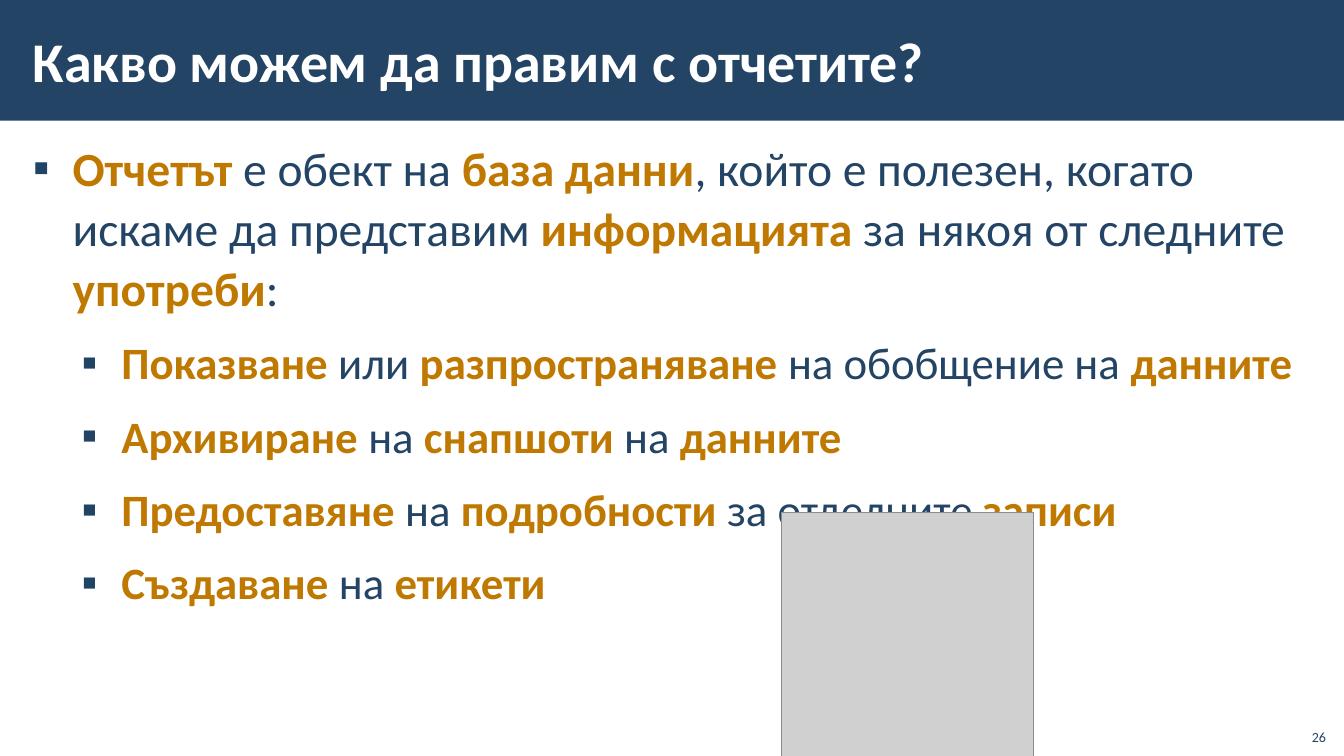
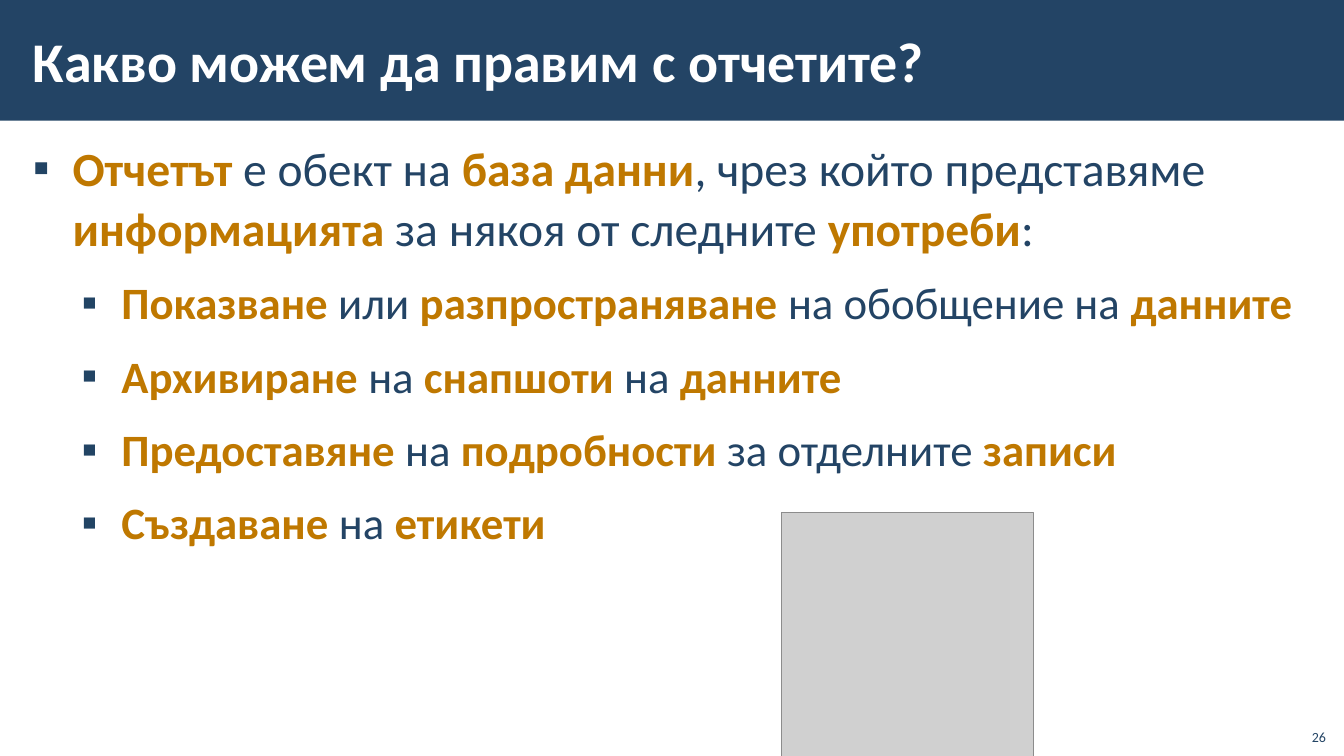
Before and after one commit to BG-IT-Edu/School-Programming, a slide deck: slide 26 of Courses/Software-Sciences/Module-3-Databases-New/13-MS-Access/13-MS-Access-Queries-Forms-Reports.pptx. Drawn at 1344x756 pixels with LibreOffice and Linux fonts; fonts in the diff are those of the drawing; grey boxes stand for pictures; background and template pictures are left out. Boxes give left, top, right and bottom in pixels: in the first picture for what was removed or moved away, otherwise in the second. Text is boxed around its words. In the diff, an @@ line names an element or a change of style, - is before the commit and + after.

```diff
--- a/Courses/Software-Sciences/Module-3-Databases-New/13-MS-Access/13-MS-Access-Queries-Forms-Reports.pptx
+++ b/Courses/Software-Sciences/Module-3-Databases-New/13-MS-Access/13-MS-Access-Queries-Forms-Reports.pptx
@@ text at bbox=[73, 153, 1206, 254]: text changed @@
-▪ Отчетът е обект на база данни, който е полезен, когато искаме да представим информацията за някоя от следните употреби:
+▪ Отчетът е обект на база данни, чрез който представяме информацията за някоя от следните употреби:
```
Also in this commit, not shown: 9 other slides changed, 1 slide added, 1 slide removed.
